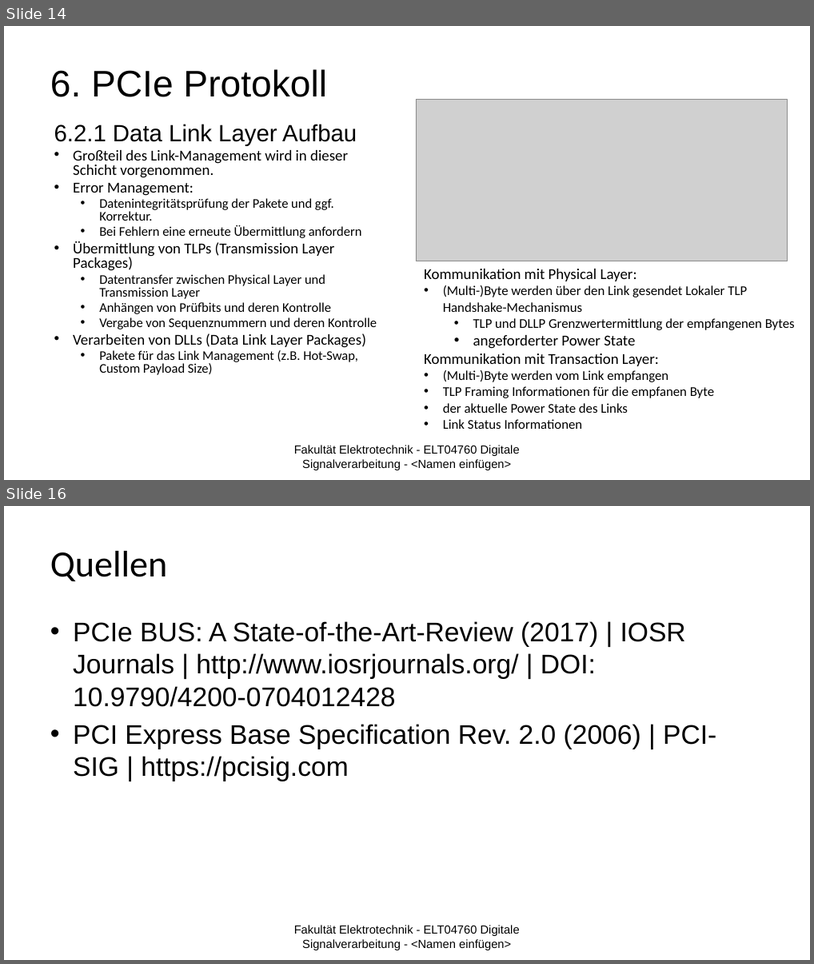
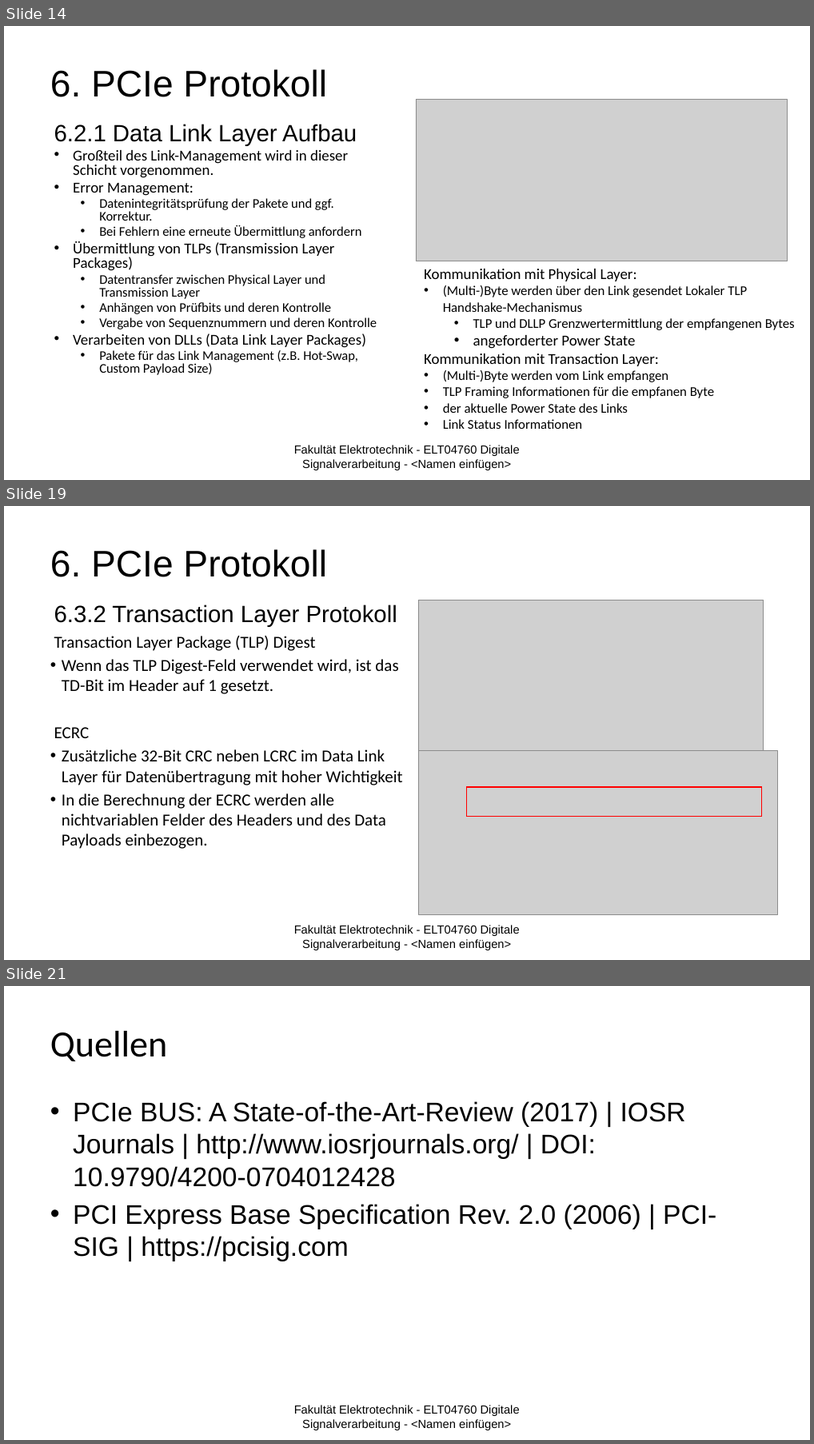
Before and after one commit to JustusDinera/Digitale-Signalverarbeitung, a slide deck: PCI Express_2.pptx. Shown one above the other, each under a label of ours: slides 14 and 16 before the commit, slides 14, 19 and 21 after it; the slides between them are not shown. The pictures are 814x964 and 814x1444 pixels, drawn with LibreOffice and Linux fonts; fonts in the diff are those of the drawing; grey boxes stand for pictures; background and template pictures are left out. Boxes give left, top, right and bottom in pixels: in the first picture for what was removed or moved away, otherwise in the second. Text is boxed around its words. In the diff, an @@ line names an element or a change of style, - is before the commit and + after.

```diff
--- a/PCI Express_2.pptx
+++ b/PCI Express_2.pptx
@@ slide 19 added at (x1=4, y1=506, x2=810, y2=960), background picture (left out) @@
@@ title added at (x1=50, y1=549, x2=327, y2=577), 44 pt, text #000000 @@
+6. PCIe Protokoll
@@ picture added at (x1=418, y1=600, x2=764, y2=751) @@
@@ text added at (x1=54, y1=604, x2=403, y2=848), 20 pt, text #000000 @@
+6.3.2 Transaction Layer Protokoll
+Transaction Layer Package (TLP) Digest
+• Wenn das TLP Digest-Feld verwendet wird, ist das TD-Bit im Header auf 1 gesetzt.
+ECRC
+• Zusätzliche 32-Bit CRC neben LCRC im Data Link Layer für Datenübertragung mit hoher Wichtigkeit
+• In die Berechnung der ECRC werden alle nichtvariablen Felder des Headers und des Data Payloads einbezogen.
@@ picture added at (x1=418, y1=751, x2=778, y2=914) @@
@@ rectangle added at (x1=466, y1=788, x2=762, y2=816), outline #FF0000 1.5 pt @@
@@ text added at (x1=294, y1=924, x2=520, y2=950), 14 pt, text #000000 @@
+Fakultät Elektrotechnik - ELT04760 Digitale Signalverarbeitung - <Namen einfügen>
@@ what was slide 16 is now slide 21 @@
```
Also in this commit, not shown: 2 slides changed, 4 other slides added.
